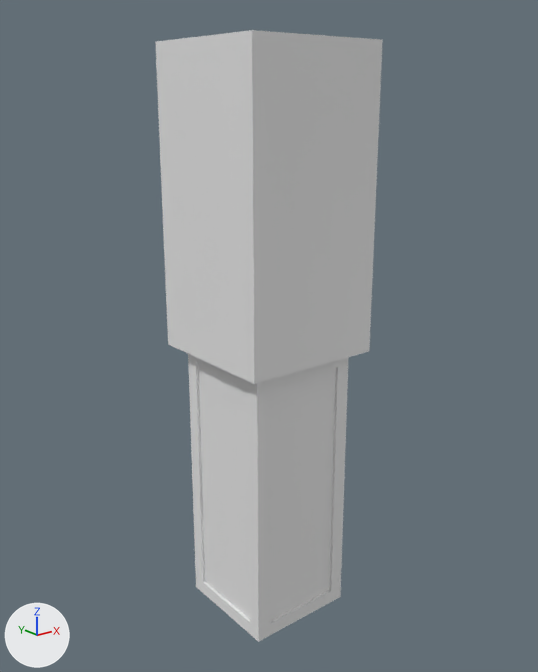
A saved change to the FBX model Gravity Puzzle Game/Assets/Art/Models/Props Models/CeilingSupport_PillarCeiling_01.FBX.
Camera for both pictures: a 50 mm lens placed at (-3.09, -3.88, 3.63), pointed at (0.02, 0.01, 2.08). The lights are fixed; the arrows at lower left show +X, +Y and +Z. Where no turn or scale is listed for an object, it has been applied to the vertices.

The first picture shows 'CeilingSupport_PillarCeiling_01'.
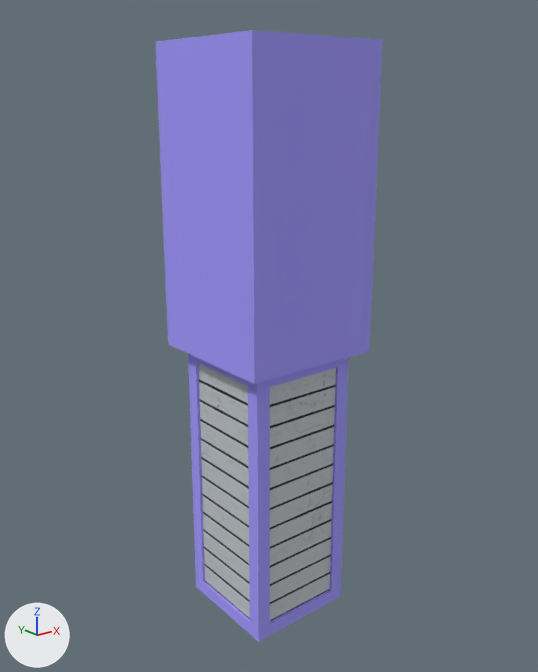
What differs and where, as boxes (x1, y1, x2, y2) in the pictures (538 x 672 px):
part 1 of me_mesh, recoloured (grey to blue)
    both: (155, 30, 383, 642)

The change, as a list of edits to the scene's bpy script:
```text
Add img_metalplates_02_basecolor_png:
    img_metalplates_02_basecolor_png = load_image('MetalPlates_02_basecolor.png', '../../Textures/Tilable Textures/MetalPlates_02_basecolor.png', 1024, 1024, 'sRGB')
Add mat_07___default:
    mat_07___default = principled_material('07 - Default')
    mat_07___default.base_color = (0.369, 0.322, 1.0)  # blue #a49aff
    mat_07___default.roughness = 0.859
Add mat_12___default:
    mat_12___default = principled_material('12 - Default')
    mat_12___default.texture = img_metalplates_02_basecolor_png  # with its transparency
    mat_12___default.roughness = 0.859
Change me_mesh:
    where me_mesh.from_pydata(...)  # 48 vertices, 43 faces; spans x -0.5..0.5, y -0.5..0.5, z 0.0..4.0
    used by ob_ceilingsupport_pillarceiling_01; location = (0.0, 0.0, 0.0)
    me_mesh part 1: 39 of the faces centred in x -0.5..0.5, y -0.5..0.5, z 0.0..4.0 switch from no material to mat_07___default (blue #a39aff)
    add me_mesh.materials.append(mat_12___default)  # picture img_metalplates_02_basecolor_png
```
